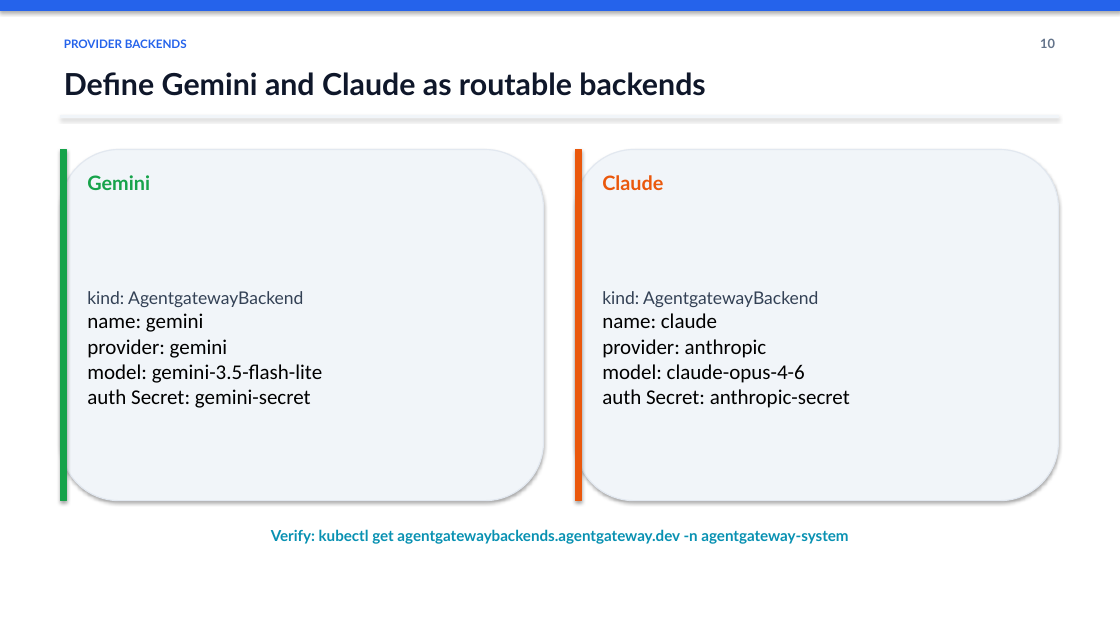
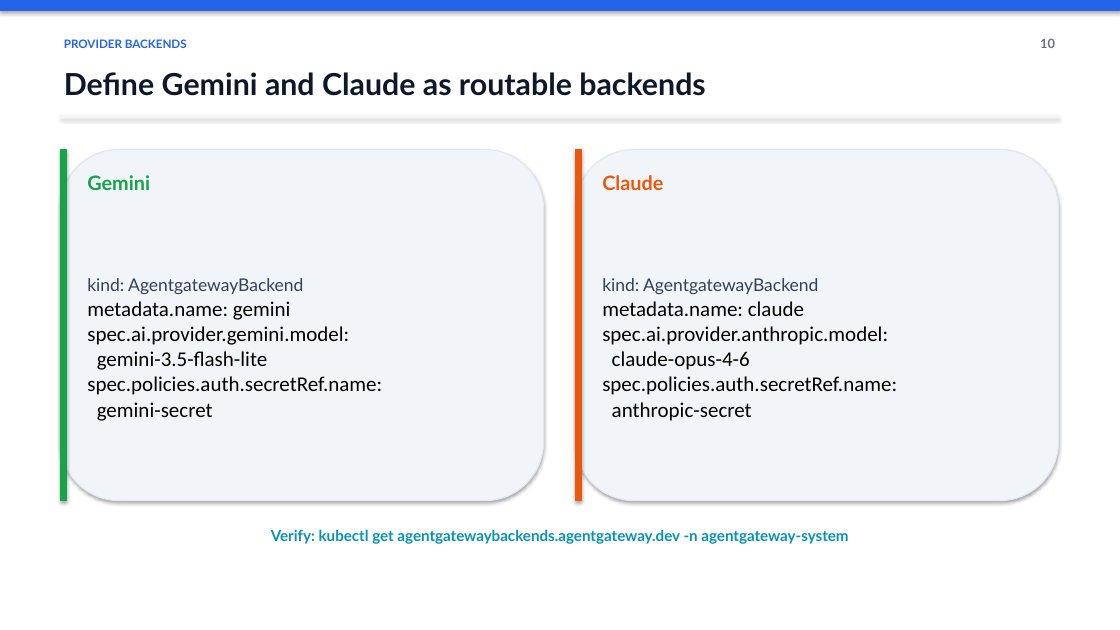
Before and after one commit to mohamedlotfy95/Elsherif-Agentgateway-Labs, a slide deck: slide 10 of docs/presentation/Agentgateway_LLM_Routing_Workshop.pptx. Drawn at 1120x630 pixels with LibreOffice and Linux fonts; fonts in the diff are those of the drawing. Boxes give left, top, right and bottom in pixels: in the first picture for what was removed or moved away, otherwise in the second. Text is boxed around its words. In the diff, an @@ line names an element or a change of style, - is before the commit and + after.

Commit message:
docs: Update Agentgateway_LLM_Routing_Workshop.pptx with new content and improvements

```diff
--- a/docs/presentation/Agentgateway_LLM_Routing_Workshop.pptx
+++ b/docs/presentation/Agentgateway_LLM_Routing_Workshop.pptx
@@ text at box(87, 278, 382, 421): text changed @@
-kind: AgentgatewayBackend
-name: gemini
-provider: gemini
-model: gemini-3.5-flash-lite
-auth Secret: gemini-secret
+kind: AgentgatewayBackend
+metadata.name: gemini
+spec.ai.provider.gemini.model:
+gemini-3.5-flash-lite
+spec.policies.auth.secretRef.name:
+gemini-secret
@@ text at box(602, 278, 897, 421): text changed @@
-kind: AgentgatewayBackend
-name: claude
-provider: anthropic
-model: claude-opus-4-6
-auth Secret: anthropic-secret
+kind: AgentgatewayBackend
+metadata.name: claude
+spec.ai.provider.anthropic.model:
+claude-opus-4-6
+spec.policies.auth.secretRef.name:
+anthropic-secret
```
Also in this commit, not shown: 10 other slides changed.
